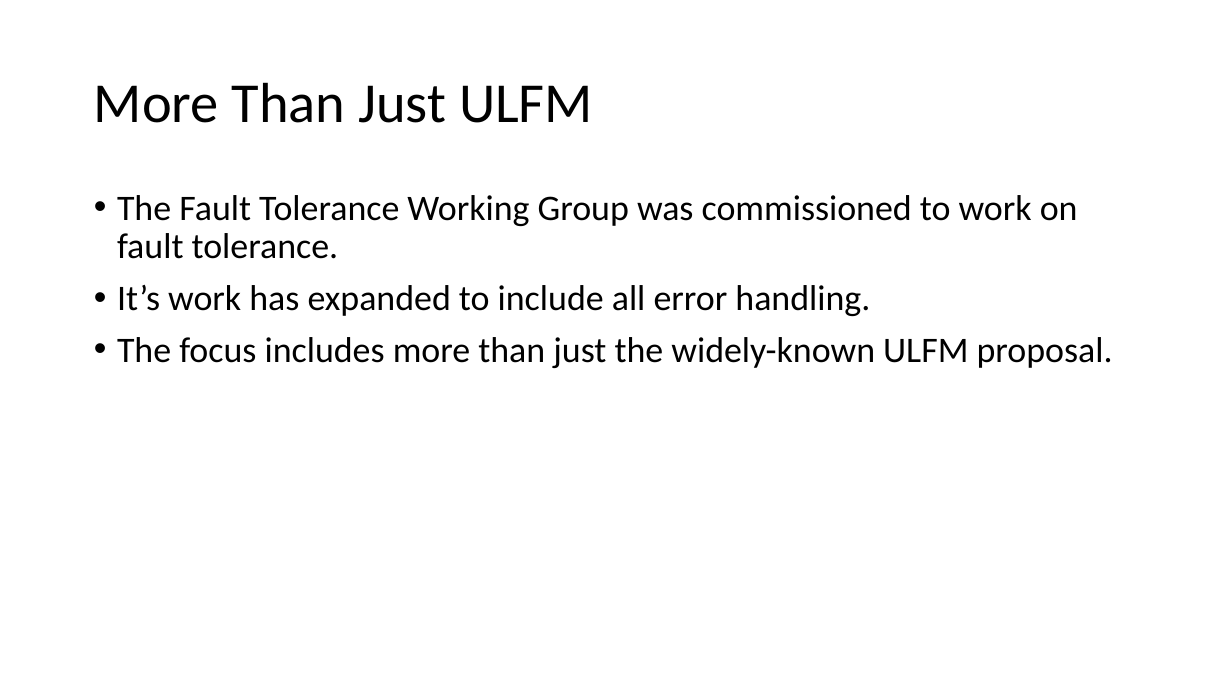
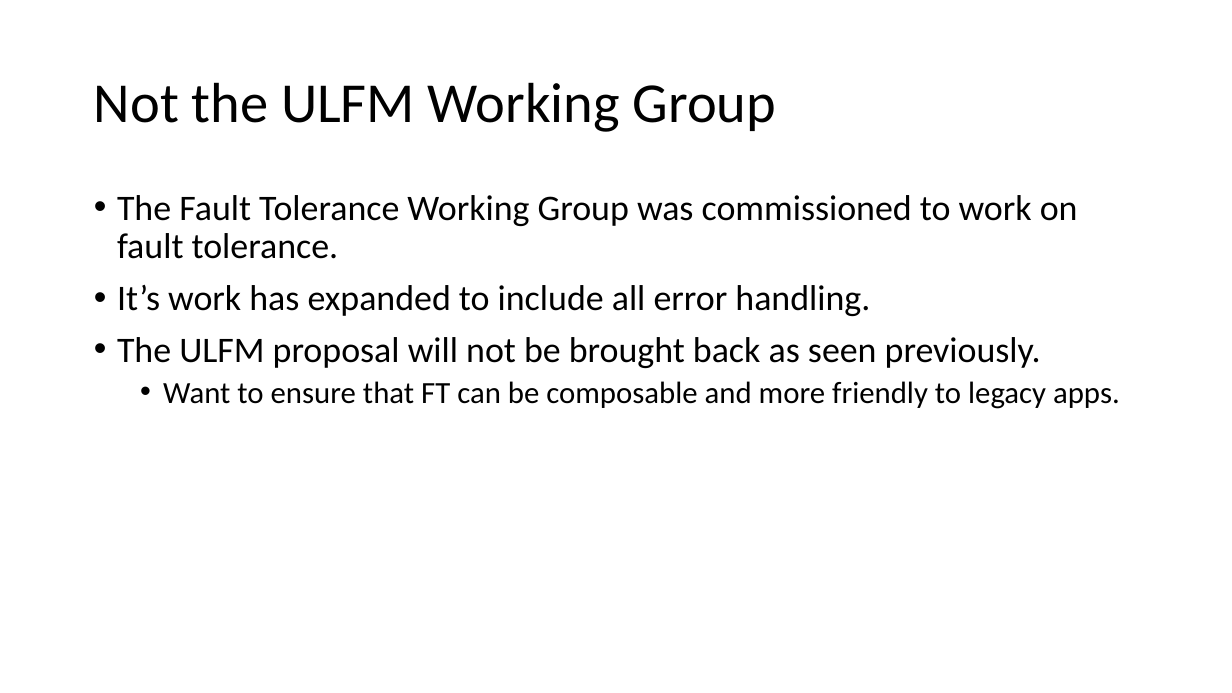
Before and after one commit to mpi-forum/mpi-forum.github.io, a slide deck: slide 2 of slides/2019/05/2019-05-31-FTWG-Update.pptx. Drawn at 1232x693 pixels with LibreOffice and Linux fonts; fonts in the diff are those of the drawing. Boxes give left, top, right and bottom in pixels: in the first picture for what was removed or moved away, otherwise in the second. Text is boxed around its words. In the diff, an @@ line names an element or a change of style, - is before the commit and + after.

```diff
--- a/slides/2019/05/2019-05-31-FTWG-Update.pptx
+++ b/slides/2019/05/2019-05-31-FTWG-Update.pptx
@@ title at box(94, 82, 776, 132): text changed @@
-More Than Just ULFM
+Not the ULFM Working Group
@@ text at box(117, 337, 1120, 409): text changed; size 28 to 24 pt @@
-• The focus includes more than just the widely-known ULFM proposal.
+• The ULFM proposal will not be brought back as seen previously.
+  • Want to ensure that FT can be composable and more friendly to legacy apps.
```
Also in this commit, not shown: 6 other slides changed.
